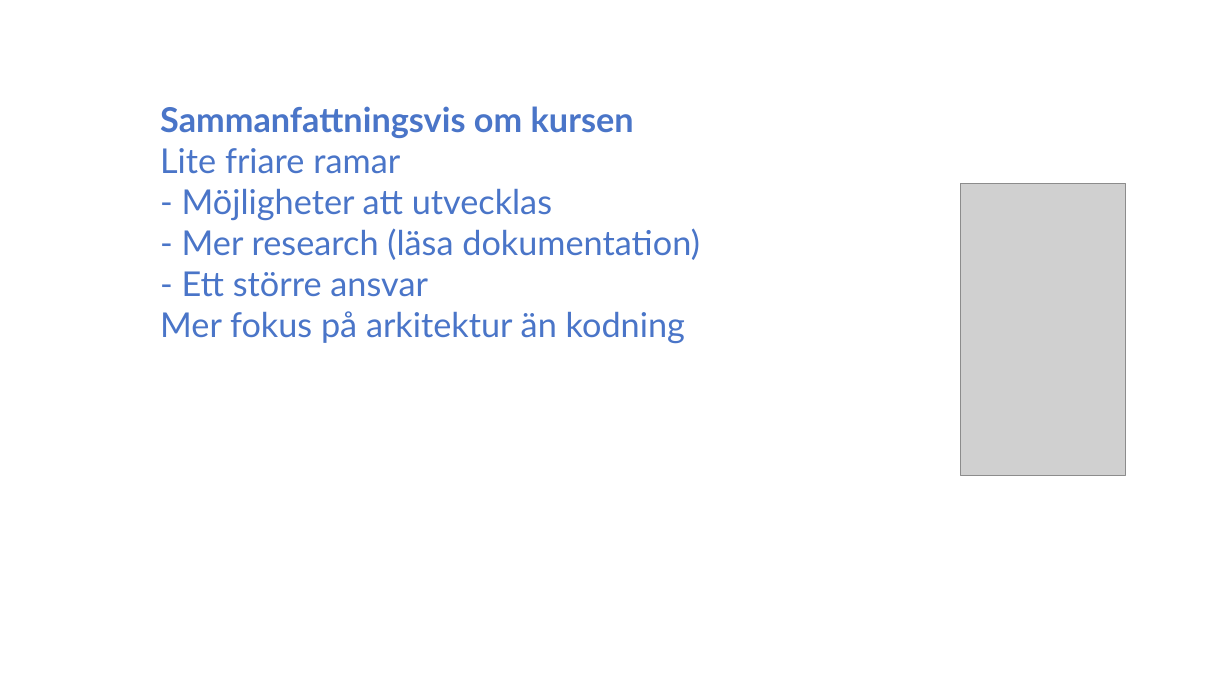
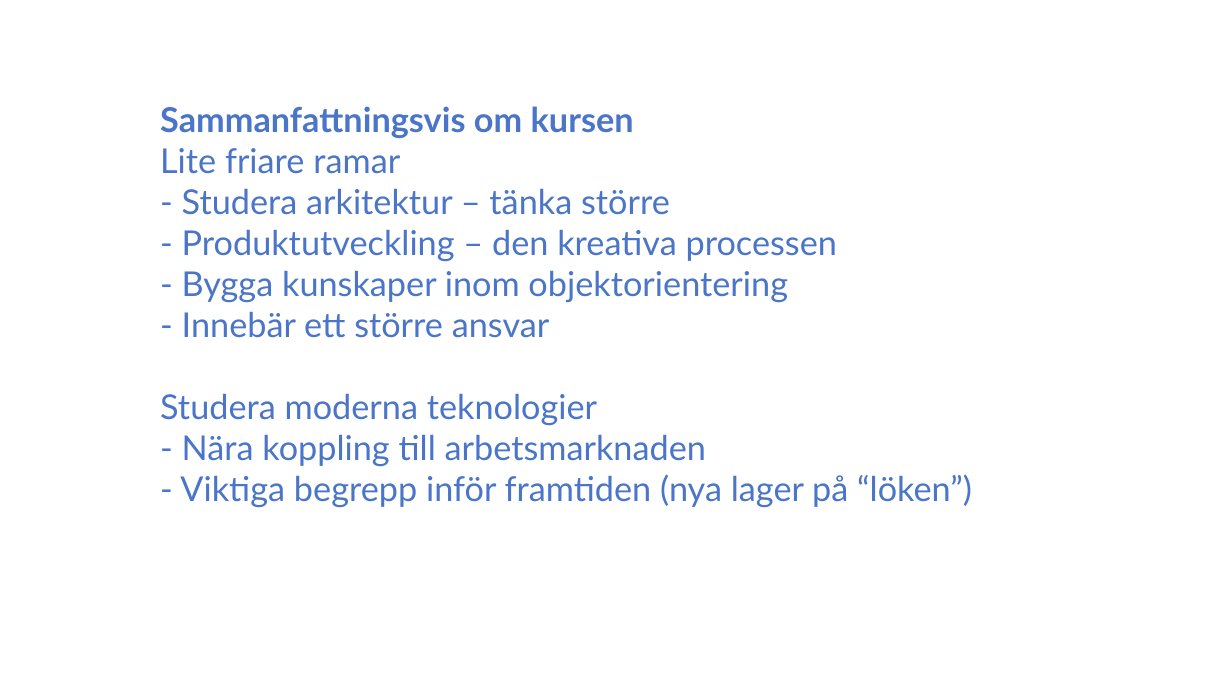
Before and after one commit to pereriksson/taskist, a slide deck: slide 9 of doc/Redovisning.pptx. Drawn at 1232x693 pixels with LibreOffice and Linux fonts; fonts in the diff are those of the drawing; grey boxes stand for pictures. Boxes give left, top, right and bottom in pixels: in the first picture for what was removed or moved away, otherwise in the second. Text is boxed around its words. In the diff, an @@ line names an element or a change of style, - is before the commit and + after.

```diff
--- a/doc/Redovisning.pptx
+++ b/doc/Redovisning.pptx
@@ text at bbox=[160, 148, 972, 508]: text changed @@
-● Lite friare ramar
-● - Möjligheter att utvecklas
-● - Mer research (läsa dokumentation)
-● - Ett större ansvar
-● Mer fokus på arkitektur än kodning
+● Lite friare ramar
+  - Studera arkitektur – tänka större
+● - Produktutveckling – den kreativa processen
+● - Bygga kunskaper inom objektorientering
+● - Innebär ett större ansvar
+● Studera moderna teknologier
+● - Nära koppling till arbetsmarknaden
+● - Viktiga begrepp inför framtiden (nya lager på “löken”)
@@ picture removed at bbox=[960, 184, 1125, 476] @@
```
Also in this commit, not shown: 9 other slides changed.
